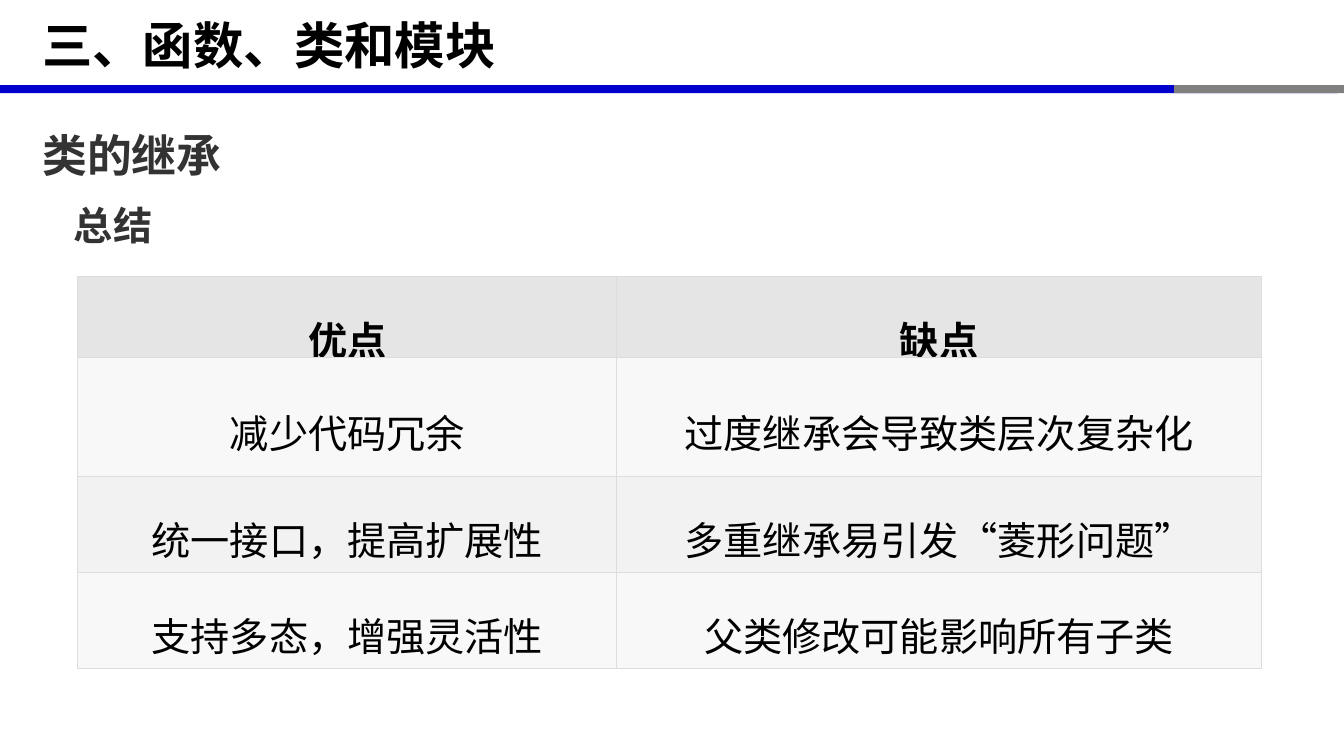
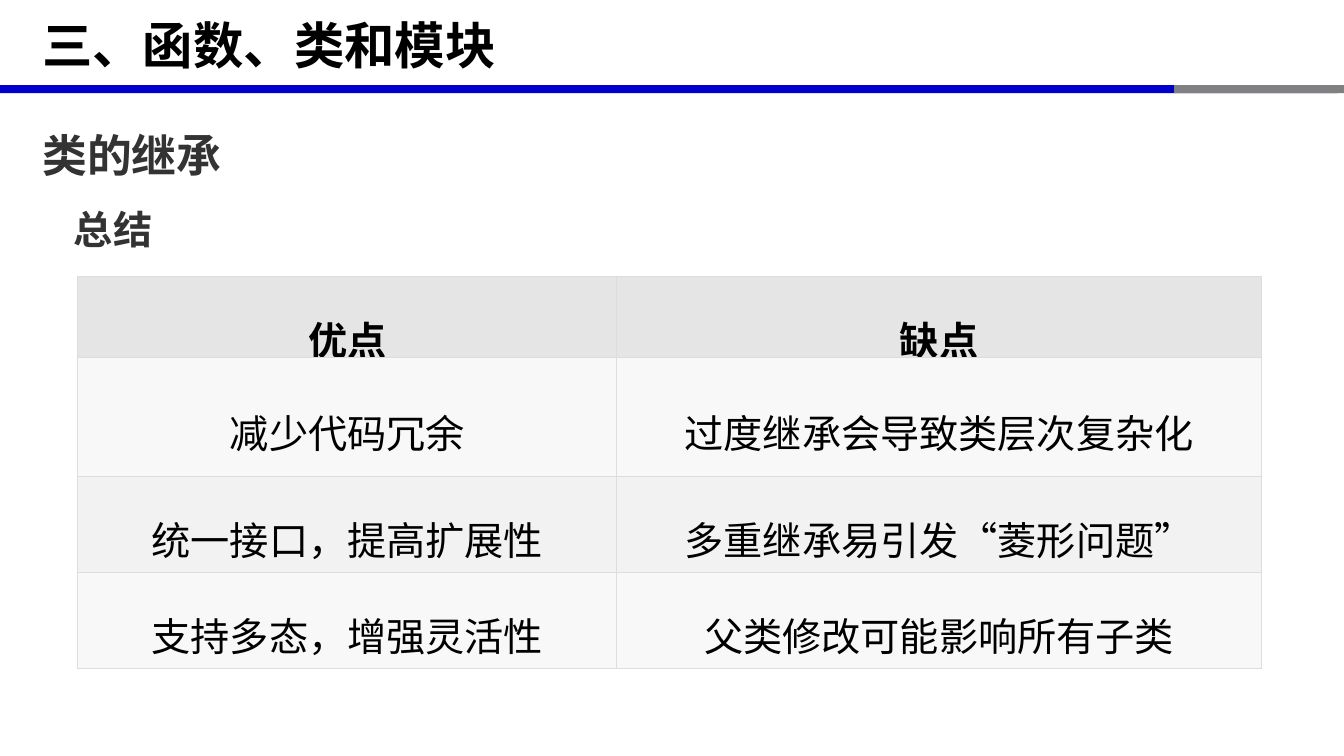
Before and after one commit to xinluo2018/rs-data-processing, a slide deck: slide 17 of 第3章-面向对象程序设计/第3章-面向对象程序设计.pptx. Drawn at 1344x756 pixels with LibreOffice and Linux fonts; fonts in the diff are those of the drawing. Boxes give left, top, right and bottom in pixels: in the first picture for what was removed or moved away, otherwise in the second. Text is boxed around its words. In the diff, an @@ line names an element or a change of style, - is before the commit and + after.

```diff
--- a/第3章-面向对象程序设计/第3章-面向对象程序设计.pptx
+++ b/第3章-面向对象程序设计/第3章-面向对象程序设计.pptx
@@ text "总结": place and size @@
-text "总结" at <box>74,206,152,244</box>
+text "总结" at <box>74,210,152,248</box>
```
Also in this commit, not shown: 6 other slides changed, 1 slide removed, 11 other files.
